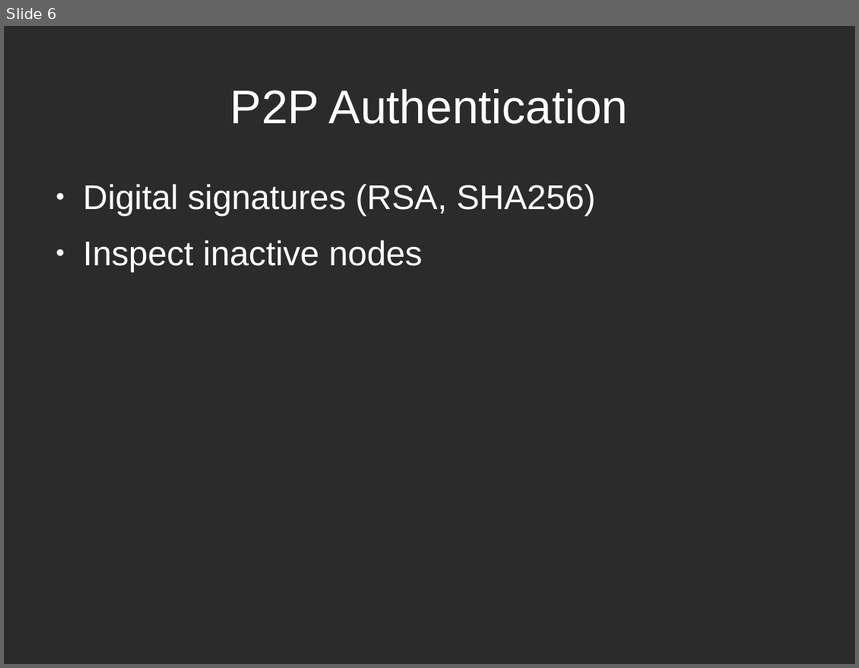
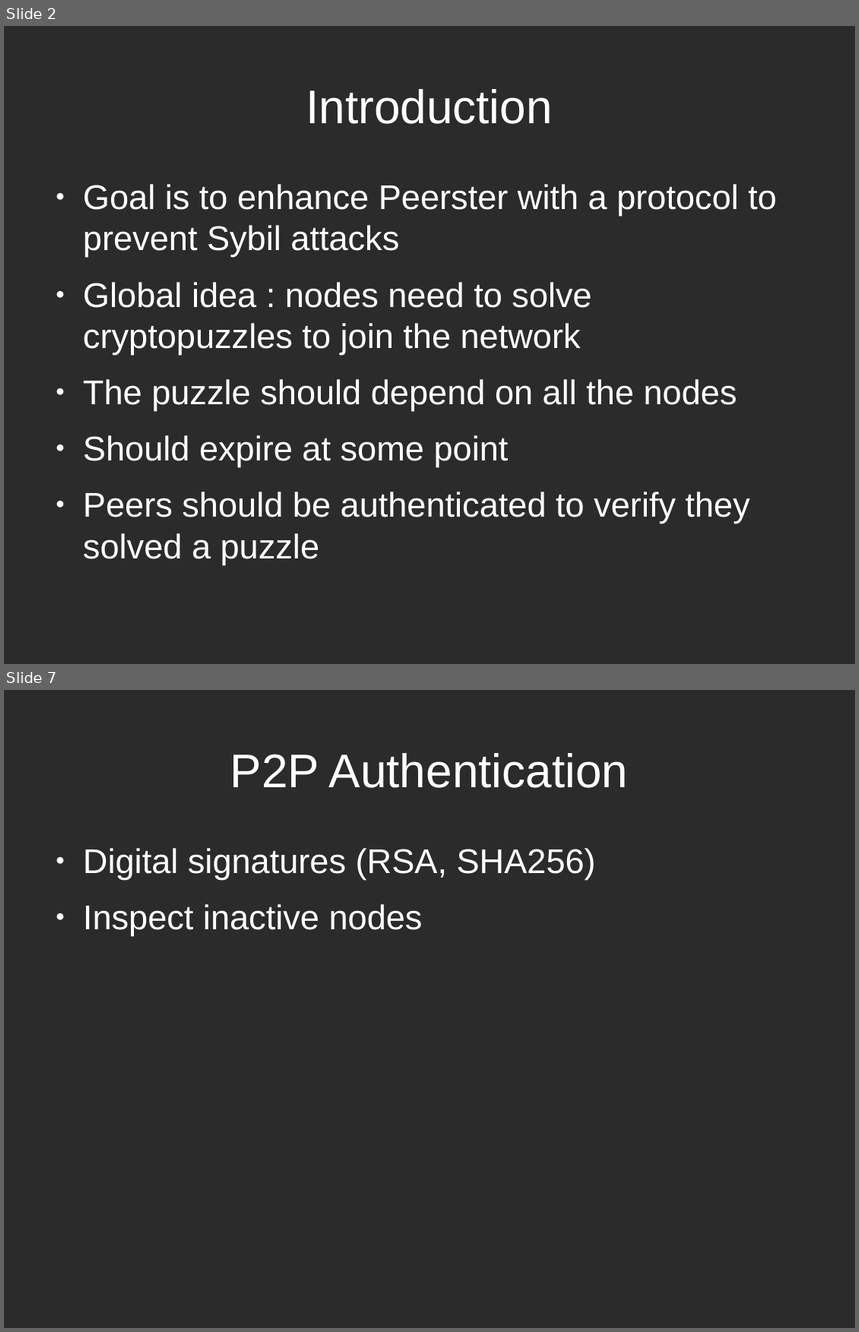
Before and after one commit to mthambipillai/blockchainSybilAttackResistance, a slide deck: BlockchainSybilAttack.odp. Shown one above the other, each under a label of ours: slide 6 before the commit, slides 2 and 7 after it; the slides between them are not shown. The pictures are 859x668 and 859x1332 pixels, drawn with LibreOffice and Linux fonts; fonts in the diff are those of the drawing; background and template pictures are left out; a plain dark background stands for a picture behind light text. Boxes give left, top, right and bottom in pixels: in the first picture for what was removed or moved away, otherwise in the second. Text is boxed around its words. In the diff, an @@ line names an element or a change of style, - is before the commit and + after.

```diff
--- a/BlockchainSybilAttack.odp
+++ b/BlockchainSybilAttack.odp
@@ slide 2 added at bbox=[4, 26, 855, 664], background picture (left out) @@
@@ title added at bbox=[306, 89, 553, 124], 44 pt, text #FFFFFF @@
+Introduction
@@ text added at bbox=[83, 184, 777, 565], 32 pt, text #FFFFFF @@
+● Goal is to enhance Peerster with a protocol to prevent Sybil attacks
+● Global idea : nodes need to solve cryptopuzzles to join the network
+● The puzzle should depend on all the nodes
+● Should expire at some point
+● Peers should be authenticated to verify they solved a puzzle
@@ what was slide 6 is now slide 7 @@
```
Also in this commit, not shown: 2 slides changed, 3 other slides added, 3 slides removed, 1 other file.
